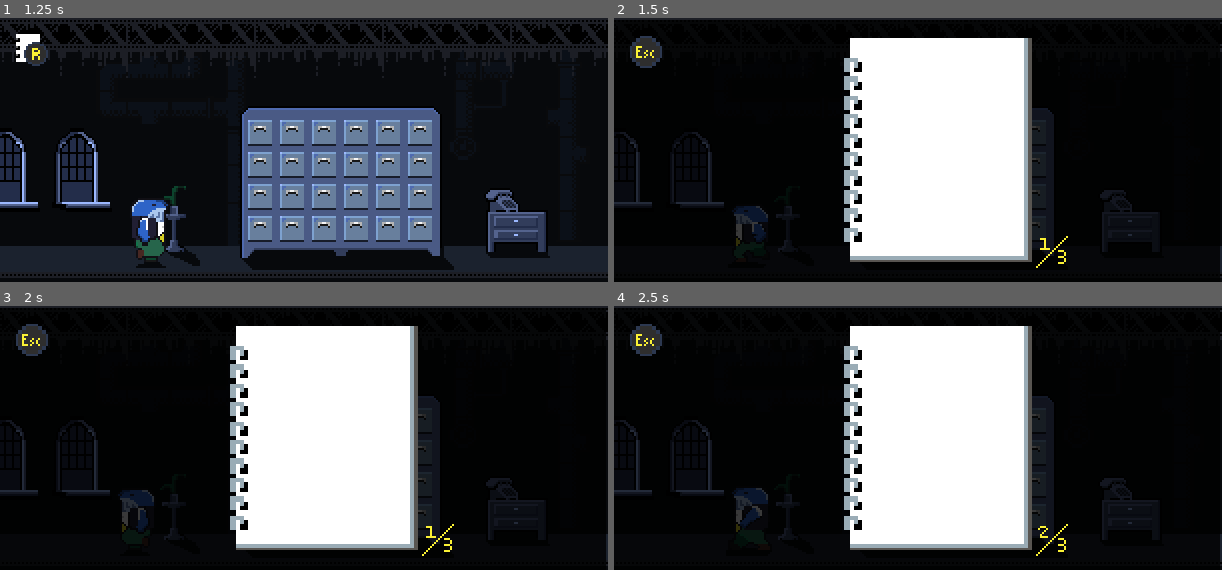
Above: before the commit, frames 1-4 (two rows, left to right).
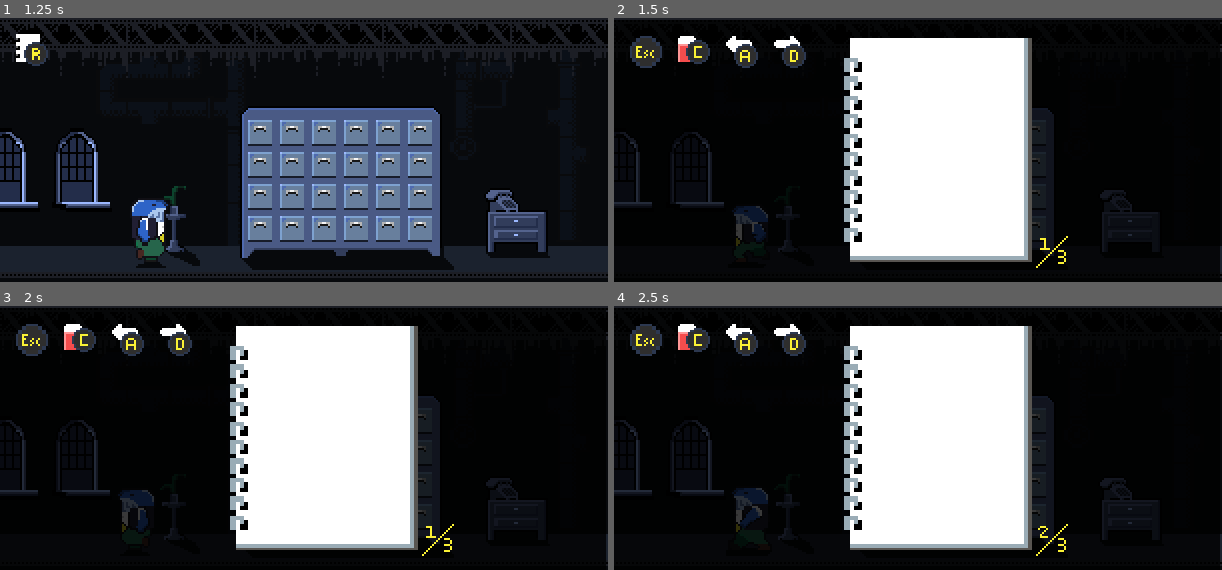
Above: after the commit, the same moments.

Repository: Cam1lo/holder-game
Game: Godot game, scene res://scenes/main/Main.tscn
Two runs of this game, one before a commit and one after it. Both use one fixed random seed, a clock stepped at 60 frames per second and the inputs below.
Inputs (mouse positions are in pixels of both pictures, inside the frame that each line leads up to):
- Up to frame 1 (1.25 s): tap Enter at 0.5 s; move the mouse to (261, 131) at 0.52 s; hold D (move_right) from 0.53 s (still down); tap C (clean_page, bound only after the commit) at 0.6 s; click (261, 131) at 0.67 s
- Up to frame 2 (1.5 s): move the mouse to (905, 131) at 1.27 s; release D (move_right) at 1.28 s; hold A (move_left) from 1.28 s (still down); tap R (open_notebook) at 1.35 s; click (905, 131) at 1.42 s
- Up to frame 3 (2 s): keep holding A (move_left); tap C (clean_page, bound only after the commit) at 1.55 s
- Up to frame 4 (2.5 s): move the mouse to (936, 419) at 2.02 s; release A (move_left) at 2.03 s; hold D (move_right) from 2.03 s (still down); tap C (clean_page, bound only after the commit) at 2.1 s; click (936, 419) at 2.17 s

Frame 1 is identical in both runs. In frame 2, 1.2% of the frame differs, in the area x 10-32%, y 6-19%; in frame 3, 1.2%; in frame 4, 1.2%.

Commit message:
Notebook completed

Diff:
--- a/project.godot
+++ b/project.godot
@@ -50,6 +50,11 @@
 "events": [ Object(InputEventKey,"resource_local_to_scene":false,"resource_name":"","device":0,"alt":false,"shift":false,"control":false,"meta":false,"command":false,"pressed":false,"scancode":82,"physical_scancode":0,"unicode":0,"echo":false,"script":null)
  ]
 }
+clean_page={
+"deadzone": 0.5,
+"events": [ Object(InputEventKey,"resource_local_to_scene":false,"resource_name":"","device":0,"alt":false,"shift":false,"control":false,"meta":false,"command":false,"pressed":false,"scancode":67,"physical_scancode":0,"unicode":0,"echo":false,"script":null)
+ ]
+}
 
 [physics]
 
--- a/scenes/notebook/Notebook.gd
+++ b/scenes/notebook/Notebook.gd
@@ -26,3 +26,14 @@
 		$Sprite/p2.visible = true
 		$Sprite/p3.visible = false
 		active_page_name = 'p2'
+
+
+func _on_NotebookScreen_clean_page():
+	if active_page_name == 'p1':
+		get_node("Sprite/p1").clean_page()
+
+	elif active_page_name == 'p2':
+		get_node("Sprite/p2").clean_page()
+
+	elif active_page_name == 'p3':
+		get_node("Sprite/p3").clean_page()
--- a/scenes/notebook/Page.gd
+++ b/scenes/notebook/Page.gd
@@ -1,4 +1,6 @@
 extends Node2D
+
+var util = load("res://scripts/Util.gd").new()
 
 onready var _lines := $Lines
 var _pressed := false
@@ -20,6 +22,9 @@
 			_current_line.add_point(event.position)
 
 
+func clean_page():
+	util.remove_all_childs(_lines)
+
 func _on_Area2D_mouse_entered():
 	_is_inside_area = true
 
--- a/scenes/notebook_screen/NotebookScreen.gd
+++ b/scenes/notebook_screen/NotebookScreen.gd
@@ -3,8 +3,12 @@
 signal close_notebook
 signal next_page
 signal prev_page
+signal clean_page
 
 func _input(event):
+	if Input.is_action_just_pressed("clean_page") and self.visible:
+		emit_signal('clean_page')
+
 	if Input.is_action_just_pressed("ui_cancel"):
 		emit_signal('close_notebook')
 
--- a/scenes/notebook_screen/NotebookScreen.tscn
+++ b/scenes/notebook_screen/NotebookScreen.tscn
@@ -20,29 +20,6 @@
 0/shape_one_way_margin = 0.0
 0/shapes = [  ]
 0/z_index = 0
-1/name = "controls.png 1"
-1/texture = ExtResource( 2 )
-1/tex_offset = Vector2( 0, 0 )
-1/modulate = Color( 1, 1, 1, 1 )
-1/region = Rect2( 0, 0, 32, 32 )
-1/tile_mode = 1
-1/autotile/bitmask_mode = 0
-1/autotile/bitmask_flags = [  ]
-1/autotile/icon_coordinate = Vector2( 0, 0 )
-1/autotile/tile_size = Vector2( 32, 32 )
-1/autotile/spacing = 0
-1/autotile/occluder_map = [  ]
-1/autotile/navpoly_map = [  ]
-1/autotile/priority_map = [  ]
-1/autotile/z_index_map = [  ]
-1/occluder_offset = Vector2( 0, 0 )
-1/navigation_offset = Vector2( 0, 0 )
-1/shape_offset = Vector2( 0, 0 )
-1/shape_transform = Transform2D( 1, 0, 0, 1, 0, 0 )
-1/shape_one_way = false
-1/shape_one_way_margin = 0.0
-1/shapes = [  ]
-1/z_index = 0
 2/name = "controls.png 2"
 2/texture = ExtResource( 2 )
 2/tex_offset = Vector2( 0, 0 )
@@ -57,6 +34,62 @@
 2/shape_one_way_margin = 0.0
 2/shapes = [  ]
 2/z_index = 0
+3/name = "controls.png 3"
+3/texture = ExtResource( 2 )
+3/tex_offset = Vector2( 0, 0 )
+3/modulate = Color( 1, 1, 1, 1 )
+3/region = Rect2( 15, 17, 0, 0 )
+3/tile_mode = 0
+3/occluder_offset = Vector2( 0, 0 )
+3/navigation_offset = Vector2( 0, 0 )
+3/shape_offset = Vector2( 0, 0 )
+3/shape_transform = Transform2D( 1, 0, 0, 1, 0, 0 )
+3/shape_one_way = false
+3/shape_one_way_margin = 0.0
+3/shapes = [  ]
+3/z_index = 0
+4/name = "controls.png 4"
+4/texture = ExtResource( 2 )
+4/tex_offset = Vector2( 0, 0 )
+4/modulate = Color( 1, 1, 1, 1 )
+4/region = Rect2( 0, 18, 16, 14 )
+4/tile_mode = 0
+4/occluder_offset = Vector2( 0, 0 )
+4/navigation_offset = Vector2( 0, 0 )
+4/shape_offset = Vector2( 0, 0 )
+4/shape_transform = Transform2D( 1, 0, 0, 1, 0, 0 )
+4/shape_one_way = false
+4/shape_one_way_margin = 0.0
+4/shapes = [  ]
+4/z_index = 0
+5/name = "controls.png 5"
+5/texture = ExtResource( 2 )
+5/tex_offset = Vector2( 0, 0 )
+5/modulate = Color( 1, 1, 1, 1 )
+5/region = Rect2( 16, 32, 16, 16 )
+5/tile_mode = 0
+5/occluder_offset = Vector2( 0, 0 )
+5/navigation_offset = Vector2( 0, 0 )
+5/shape_offset = Vector2( 0, 0 )
+5/shape_transform = Transform2D( 1, 0, 0, 1, 0, 0 )
+5/shape_one_way = false
+5/shape_one_way_margin = 0.0
+5/shapes = [  ]
+5/z_index = 0
+6/name = "controls.png 6"
+6/texture = ExtResource( 2 )
+6/tex_offset = Vector2( 0, 0 )
+6/modulate = Color( 1, 1, 1, 1 )
+6/region = Rect2( 0, 32, 16, 16 )
+6/tile_mode = 0
+6/occluder_offset = Vector2( 0, 0 )
+6/navigation_offset = Vector2( 0, 0 )
+6/shape_offset = Vector2( 0, 0 )
+6/shape_transform = Transform2D( 1, 0, 0, 1, 0, 0 )
+6/shape_one_way = false
+6/shape_one_way_margin = 0.0
+6/shapes = [  ]
+6/z_index = 0
 
 [sub_resource type="AtlasTexture" id=3]
 atlas = ExtResource( 4 )
@@ -88,11 +121,11 @@
 input_pass_on_modal_close_click = false
 color = Color( 0, 0, 0, 0.772549 )
 
-[node name="TileMap" type="TileMap" parent="."]
+[node name="hud" type="TileMap" parent="."]
 tile_set = SubResource( 1 )
 cell_size = Vector2( 8, 8 )
 format = 1
-tile_data = PoolIntArray( 65537, 2, 0 )
+tile_data = PoolIntArray( 65537, 2, 0, 65540, 4, 0, 65543, 5, 0, 65546, 6, 0 )
 
 [node name="Notebook" parent="." instance=ExtResource( 1 )]
 
@@ -100,5 +133,6 @@
 position = Vector2( 219, 116 )
 frames = SubResource( 2 )
 
+[connection signal="clean_page" from="." to="Notebook" method="_on_NotebookScreen_clean_page"]
 [connection signal="next_page" from="." to="Notebook" method="_on_NotebookScreen_next_page"]
 [connection signal="prev_page" from="." to="Notebook" method="_on_NotebookScreen_prev_page"]
--- /dev/null
+++ b/scripts/Util.gd
@@ -0,0 +1,6 @@
+extends Node
+
+static func remove_all_childs(node:Node):
+	for n in node.get_children():
+		node.remove_child(n)
+		n.queue_free()
Binary file changed: assets/controls.png
